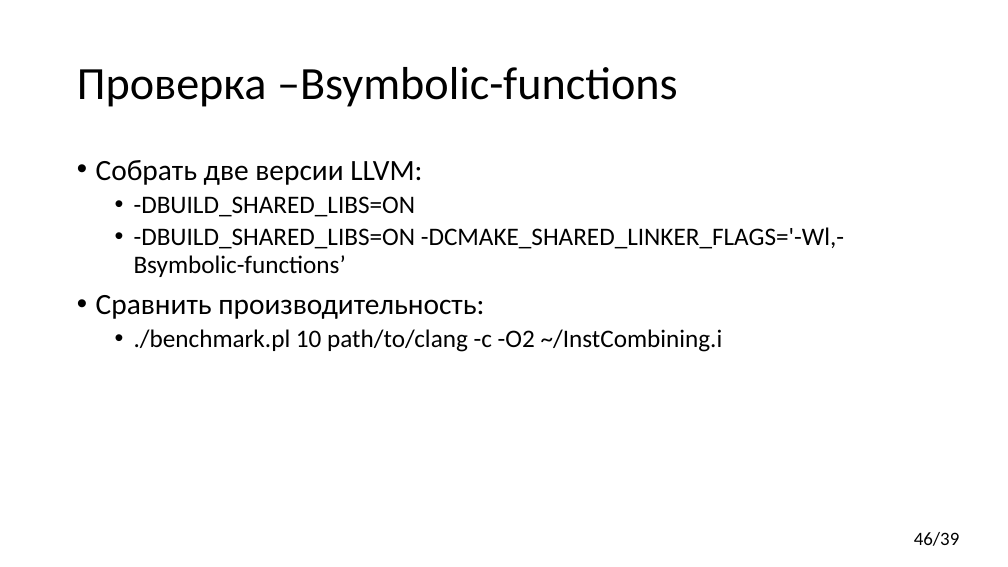
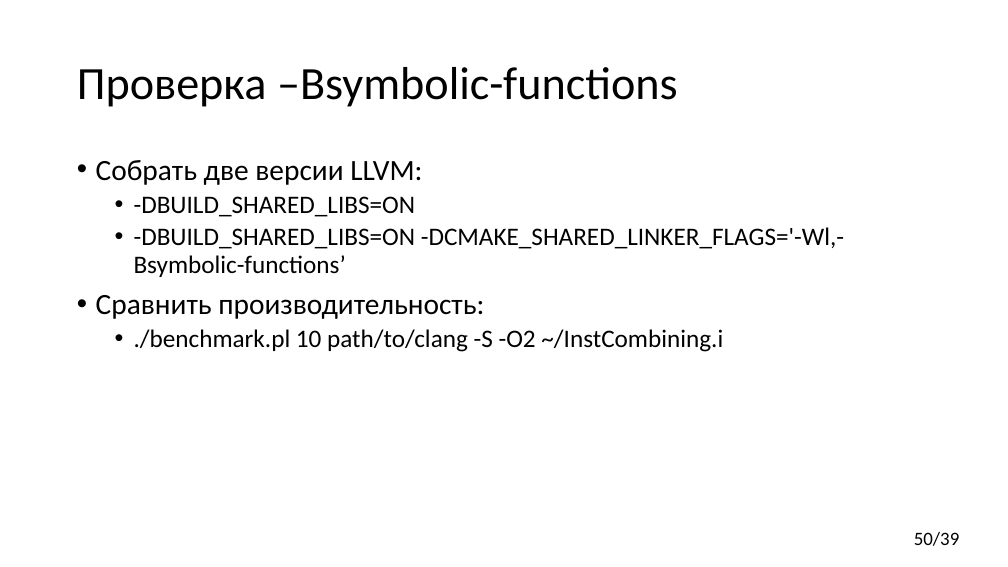
Before and after one commit to yugr/CppRussia, a slide deck: slide 50 of 2024/RU.pptx (slide 46 before the commit). Drawn at 1008x567 pixels with LibreOffice and Linux fonts; fonts in the diff are those of the drawing. Boxes give left, top, right and bottom in pixels: in the first picture for what was removed or moved away, otherwise in the second. Text is boxed around its words. In the diff, an @@ line names an element or a change of style, - is before the commit and + after.

```diff
--- a/2024/RU.pptx
+++ b/2024/RU.pptx
@@ text at bbox=[134, 329, 723, 352]: text changed @@
-  • ./benchmark.pl 10 path/to/clang -c -O2 ~/InstCombining.i
+  • ./benchmark.pl 10 path/to/clang -S -O2 ~/InstCombining.i
@@ page number at bbox=[914, 532, 960, 546]: text changed @@
-46/39
+50/39
```
Also in this commit, not shown: 6 other slides changed, 6 slides added, 1 other file.
